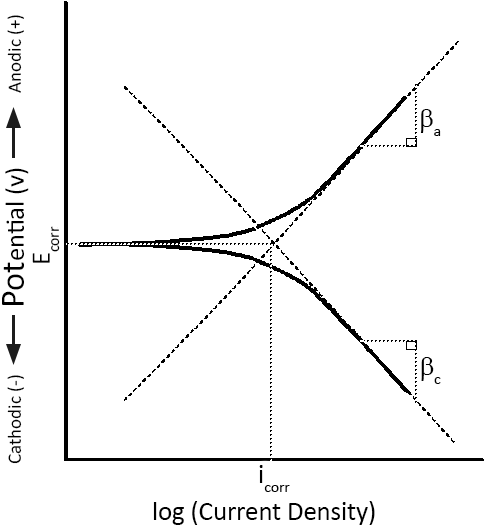
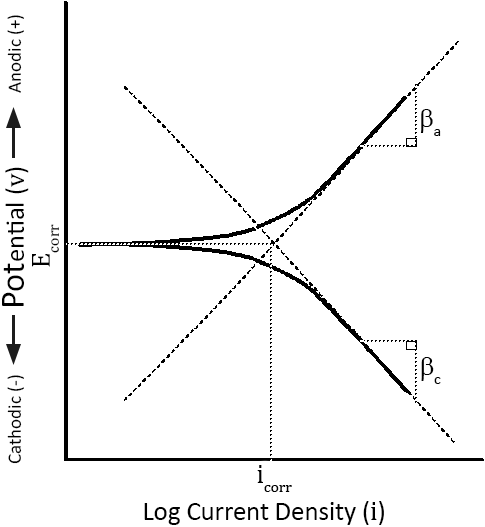
Layered file, before and after one edit (485×527). Changes by layer:
painted on "Ecorr" over [32,224,60,267]
painted on "icorr" over [257,465,292,492]
painted on "Potential (v)" over [2,167,29,306]
renamed "log (Current Density)" to "Log Current Density (i)", painted on it over [144,501,384,525]
